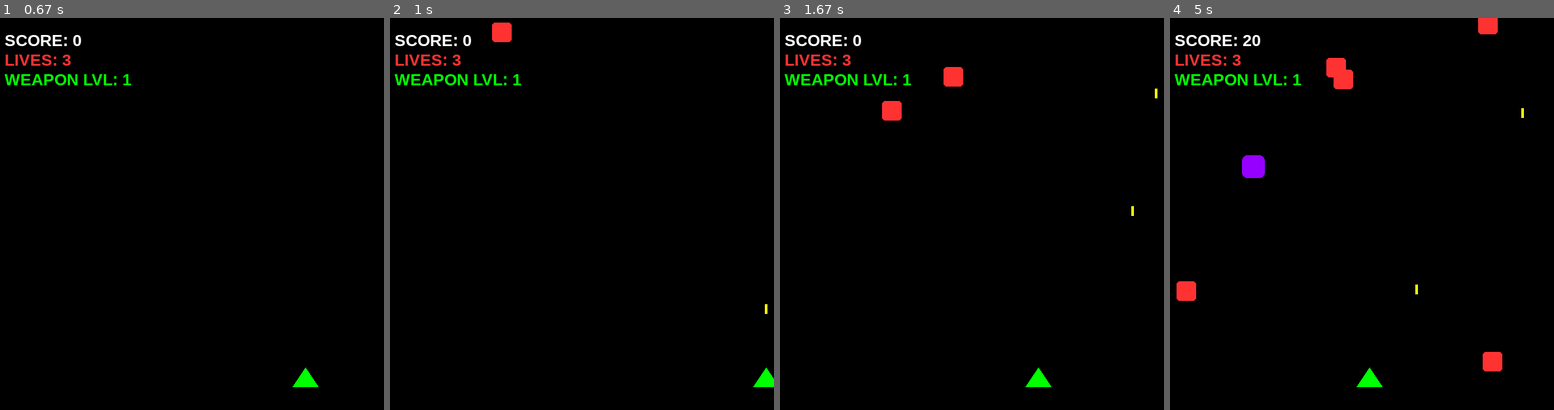
Above: before the commit, frames 1-4 (left to right).
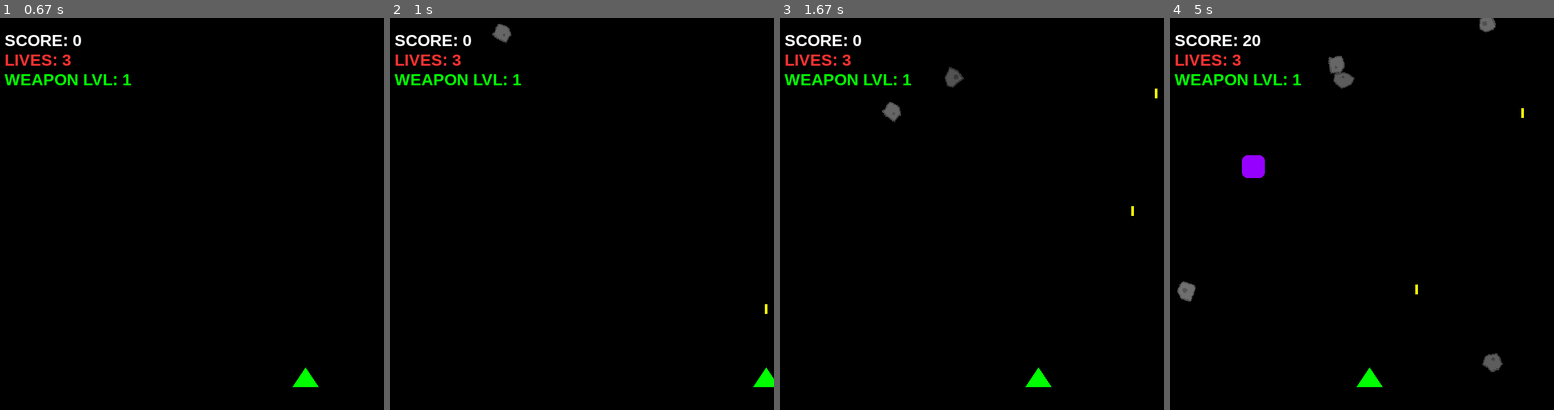
Above: after the commit, the same moments.

Repository: Farae1/pygame
Game: pygame game, started from main.py
The game is run twice, just before and just after one commit, with the same random seed, the same clock (stepped at 60 frames per second) and the same inputs.
Inputs:
- Up to frame 1 (0.67 s): hold Right from 0.33 s (still down)
- Up to frame 2 (1 s): release Right at 0.8 s; hold Right from 0.83 s (still down); tap Space at 0.9 s
- Up to frame 3 (1.67 s): tap Space at 1.2, 1.4 s; release Right at 1.3 s; hold Left from 1.33 s (still down)
- Up to frame 4 (5 s): tap Space at 1.7, 1.97, 2.27, 2.4, 2.7, 3.07, 3.37, 3.57, 3.87, 4.07, 4.37, 4.57, 4.87 s; release Left at 1.87 s; hold Left 1.9-2.3 s; hold Right 2.33-2.97 s; hold Left 3-3.47 s; hold Right 3.5-3.97 s; hold Right 4-4.47 s; hold Left from 4.5 s (still down)

Frame 1 is identical in both runs. In frame 2, 0.2% of the frame differs, in the area x 26-32%, y 1-7%; in frame 3, 0.5%; in frame 4, 1.2%, in the area x 1-87%, y 0-91%.

Commit message:
feat: melhorando a aparência dos 'inimigos', antes eram quadradinhos vermelhos, fazendo com que se pareçam meteoros mesmo.

Diff:
--- a/main.py
+++ b/main.py
@@ -9,7 +9,7 @@
 from src.core.tela import Tela
 from src.components.jogador import Jogador
 from src.components.tiros import Tiro
-from src.components.inimigos import InimigoVermelho, InimigoEspecial, Boss
+from src.components.inimigos import MeteoroNormal, InimigoEspecial, Boss
 
 pygame.init()
 
@@ -60,7 +60,7 @@
 pygame.time.set_timer(SPAWN_TIMER, 600)
 
 ultimo_tiro = 0
-COOLDOWN_TIRO = 200
+COOLDOWN_TIRO = 180
 
 rodando = True
 while rodando:
@@ -84,14 +84,14 @@
                     elif sorteio < 0.10:
                         novo = InimigoEspecial("dir", AMARELO, hp_e, get_pontos)
                     else:
-                        novo = InimigoVermelho(hp_v, get_pontos)
+                        novo = MeteoroNormal(hp_v, get_pontos)
                 else:
                     if sorteio < 0.30:
                         novo = InimigoEspecial("esq", ROXO, hp_e, get_pontos)
                     elif sorteio < 0.60:
                         novo = InimigoEspecial("dir", AMARELO, hp_e, get_pontos)
                     else:
-                        novo = InimigoVermelho(hp_v, get_pontos)
+                        novo = MeteoroNormal(hp_v, get_pontos)
                 todos_sprites.add(novo)
                 grupo_inimigos.add(novo)
 
--- a/src/components/inimigos.py
+++ b/src/components/inimigos.py
@@ -8,22 +8,45 @@
 from src.components.tiros import TiroInimigo, LaserBoss
 
 
-class InimigoVermelho(Sprite):
+class MeteoroNormal(Sprite):
     def __init__(self, hp, get_pontos):
         super().__init__()
         self.vida = hp
         self._get_pontos = get_pontos
-        self.image = pygame.Surface((30, 30), pygame.SRCALPHA)
-        pygame.draw.rect(self.image, VERMELHO, (0, 0, 30, 30), border_radius=5)
+        self._image_original = self._gerar_imagem()
+        self.image = self._image_original
+        self.angulo = random.randint(0, 360)
+        self.vel_rotacao = random.uniform(-2.5, 2.5)
         self.reset_pos()
 
+    def _gerar_imagem(self):
+        tamanho = 34
+        surf = pygame.Surface((tamanho, tamanho), pygame.SRCALPHA)
+        cx, cy = tamanho // 2, tamanho // 2
+        num_pts = random.randint(8, 11)
+        pts = []
+        for i in range(num_pts):
+            ang = (2 * math.pi / num_pts) * i + random.uniform(-0.3, 0.3)
+            r = random.randint(11, 16)
+            pts.append((cx + math.cos(ang) * r, cy + math.sin(ang) * r))
+        tom = random.randint(80, 115)
+        pygame.draw.polygon(surf, (tom, tom, tom), pts)
+        pygame.draw.polygon(surf, (tom - 30, tom - 30, tom - 30), pts, 2)
+        cx2 = cx + random.randint(-5, 5)
+        cy2 = cy + random.randint(-5, 5)
+        pygame.draw.circle(surf, (tom - 25, tom - 25, tom - 25), (cx2, cy2), random.randint(2, 4))
+        return surf
+
     def reset_pos(self):
-        self.rect = self.image.get_rect(center=(random.randint(15, LARGURA - 15), -50))
+        self.rect = self._image_original.get_rect(center=(random.randint(15, LARGURA - 15), -50))
         bonus_vel = (self._get_pontos() // 200) * 2
         self.vel_y = random.randint(3, 5) + (bonus_vel / 5)
 
     def update(self):
         self.rect.y += self.vel_y
+        self.angulo = (self.angulo + self.vel_rotacao) % 360
+        self.image = pygame.transform.rotate(self._image_original, self.angulo)
+        self.rect = self.image.get_rect(center=self.rect.center)
         if self.rect.top > ALTURA:
             self.reset_pos()
 
